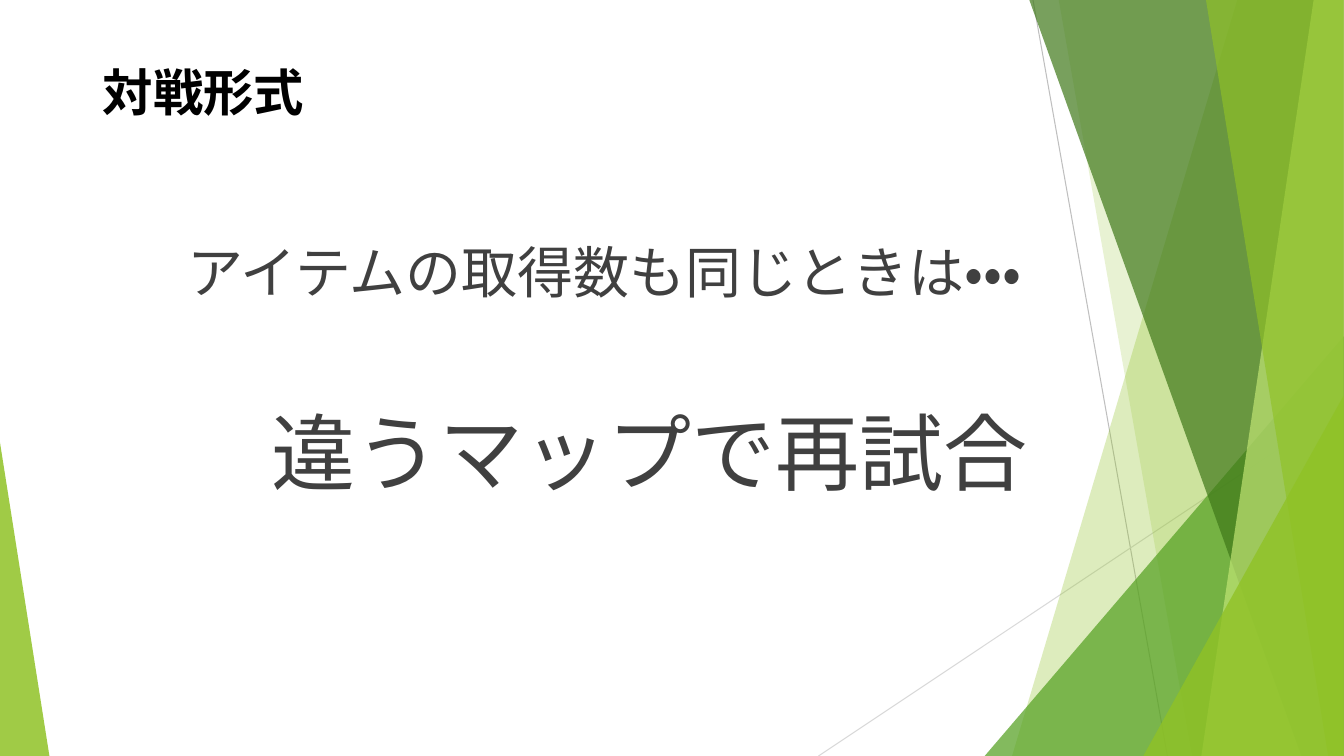
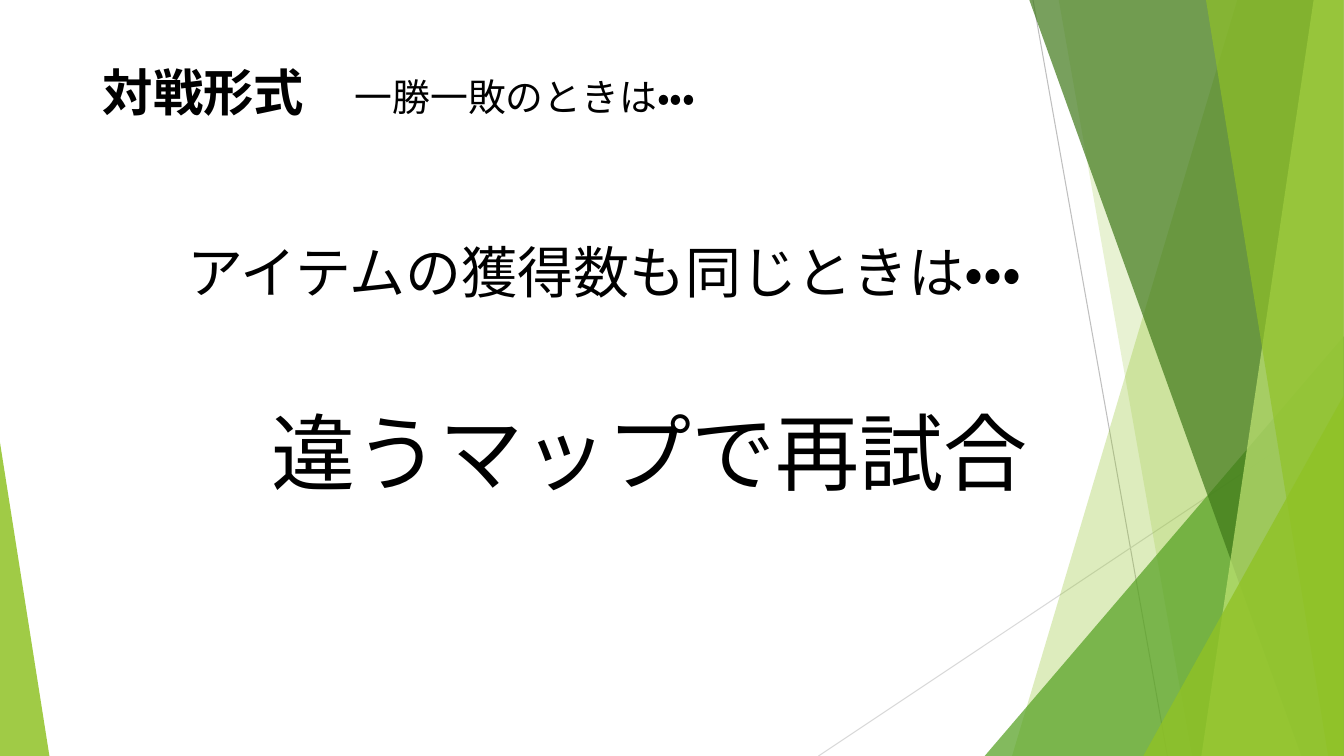
Before and after one commit to noko1024/ChaserDoc, a slide deck: slide 20 of New_U-16.pptx. Drawn at 1344x756 pixels with LibreOffice and Linux fonts; fonts in the diff are those of the drawing. Boxes give left, top, right and bottom in pixels: in the first picture for what was removed or moved away, otherwise in the second. Text is boxed around its words. In the diff, an @@ line names an element or a change of style, - is before the commit and + after.

```diff
--- a/New_U-16.pptx
+++ b/New_U-16.pptx
@@ title at bbox=[103, 68, 696, 116]: text changed; size 36 to 27 pt; bold off @@
-対戦形式
+対戦形式 一勝一敗のときは・・・
@@ text at bbox=[187, 246, 1022, 298]: text changed; text colour #404040 to #000000 @@
-アイテムの取得数も同じときは・・・
+アイテムの獲得数も同じときは・・・
@@ text at bbox=[271, 413, 1027, 491]: text colour #404040 to #000000 in "違うマップで再試合" @@
```
Also in this commit, not shown: 11 other slides changed.
